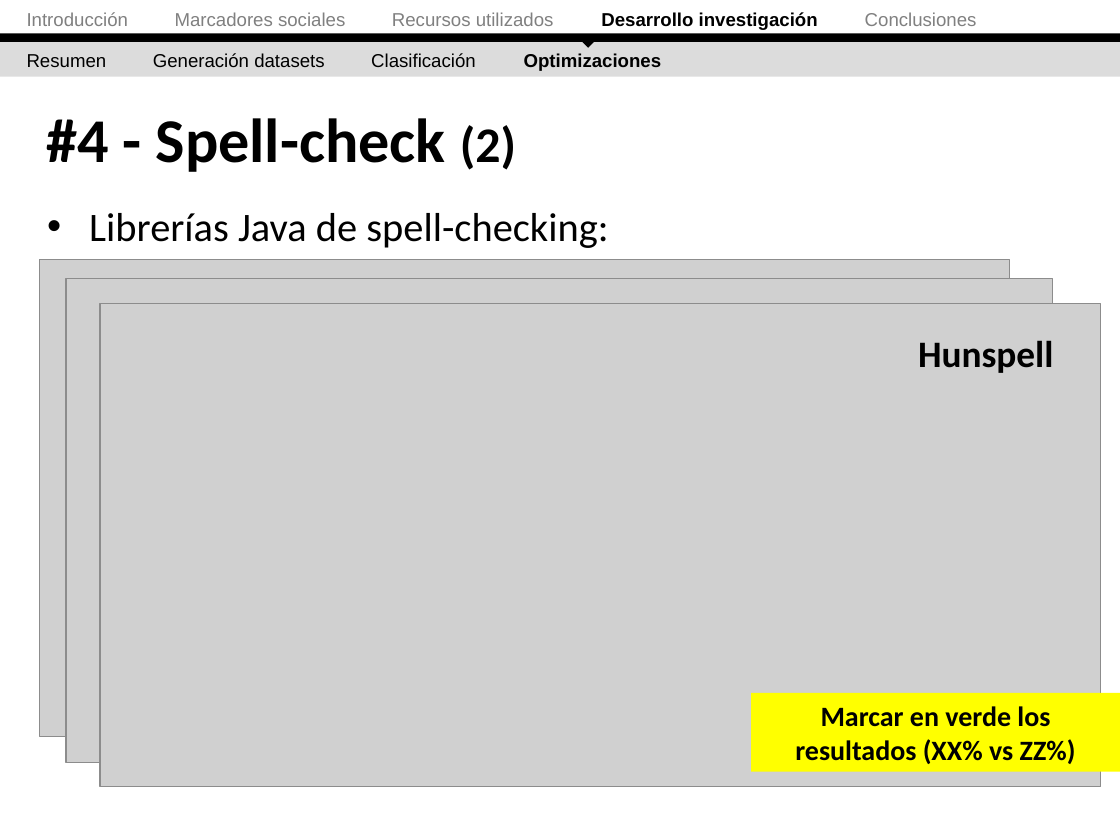
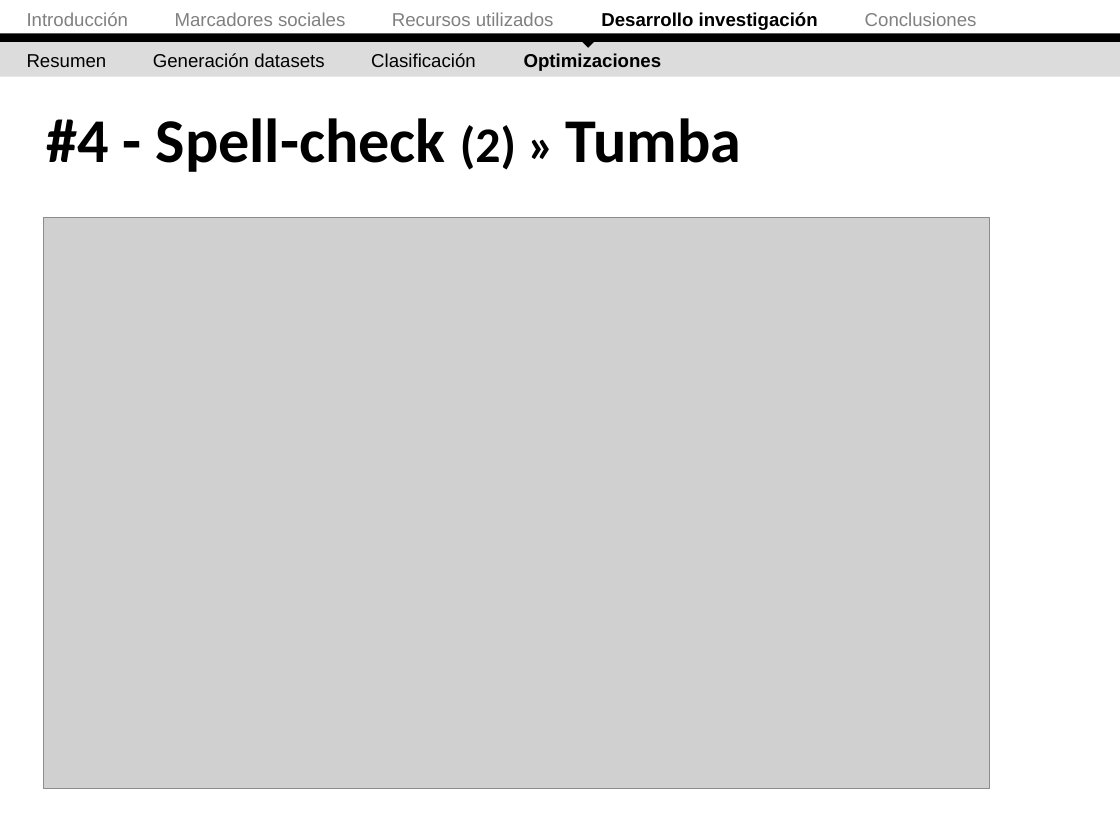
Before and after one commit to ak907kenai/nicotournetesis, a slide deck: slide 62 of docs_trunk/Presentación/Nicolás Tourné - Presentación Tesis (v2.1).ppt (slide 59 before the commit). Drawn at 1120x840 pixels with LibreOffice and Linux fonts; fonts in the diff are those of the drawing; grey boxes stand for pictures. Boxes give left, top, right and bottom in pixels: in the first picture for what was removed or moved away, otherwise in the second. Text is boxed around its words. In the diff, an @@ line names an element or a change of style, - is before the commit and + after.

```diff
--- a/docs_trunk/Presentación/Nicolás Tourné - Presentación Tesis (v2.1).ppt
+++ b/docs_trunk/Presentación/Nicolás Tourné - Presentación Tesis (v2.1).ppt
@@ title at bbox=[46, 118, 741, 172]: text changed @@
-#4 - Spell-check (2)
+#4 - Spell-check (2) » Tumba
@@ picture: place and size @@
-picture at bbox=[39, 260, 1009, 737]
+picture at bbox=[44, 218, 990, 788]
@@ text removed at bbox=[89, 213, 608, 349] @@
-• Librerías Java de spell-checking:
-  - Tumba!
-  - JaSpell
-  - Hunspell
@@ picture removed at bbox=[66, 278, 1053, 762] @@
@@ picture removed at bbox=[100, 304, 1101, 786] @@
@@ text removed at bbox=[846, 303, 963, 304] @@
-Tumba!
@@ text removed at bbox=[897, 342, 1002, 349] @@
-JaSpell
@@ text removed at bbox=[918, 340, 1054, 373] @@
-Hunspell
@@ rectangle removed at bbox=[752, 693, 1120, 772] @@
-Marcar en verde los resultados (XX% vs ZZ%)
```
Also in this commit, not shown: 20 other slides changed, 6 slides added, 1 other file.
